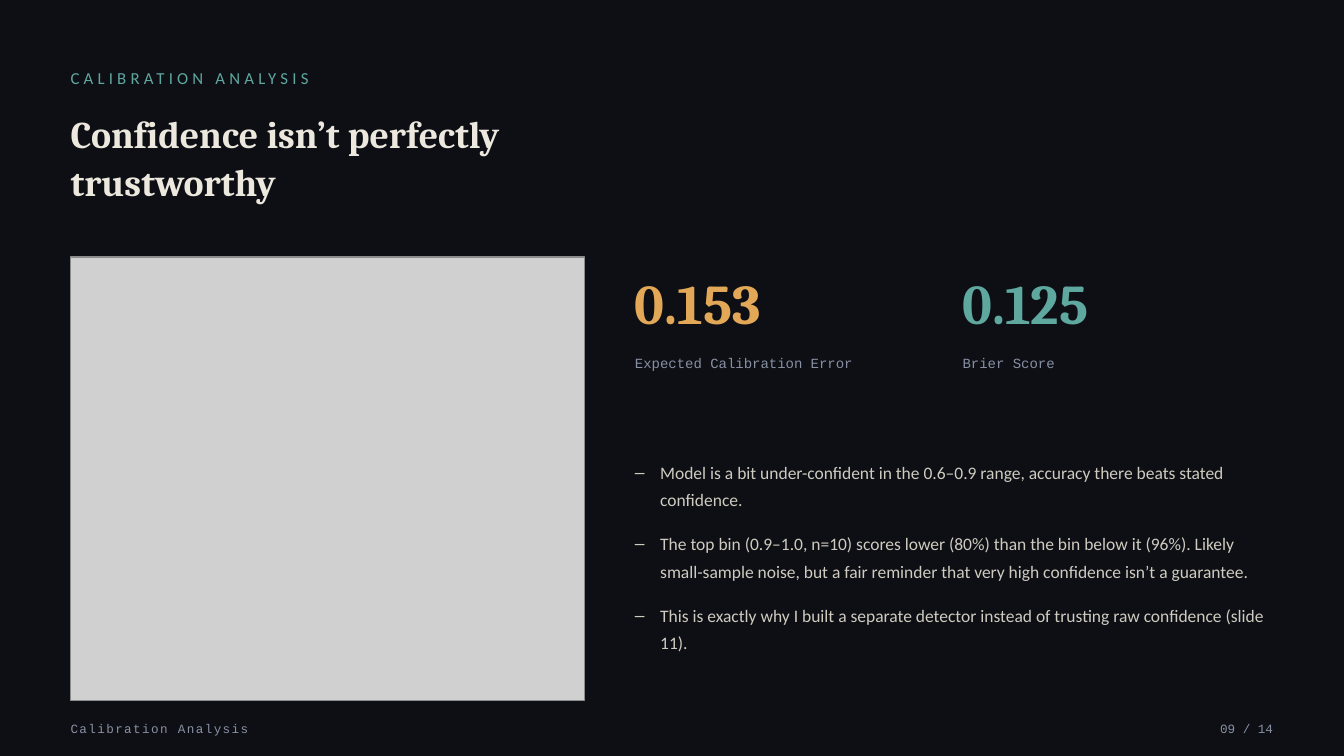
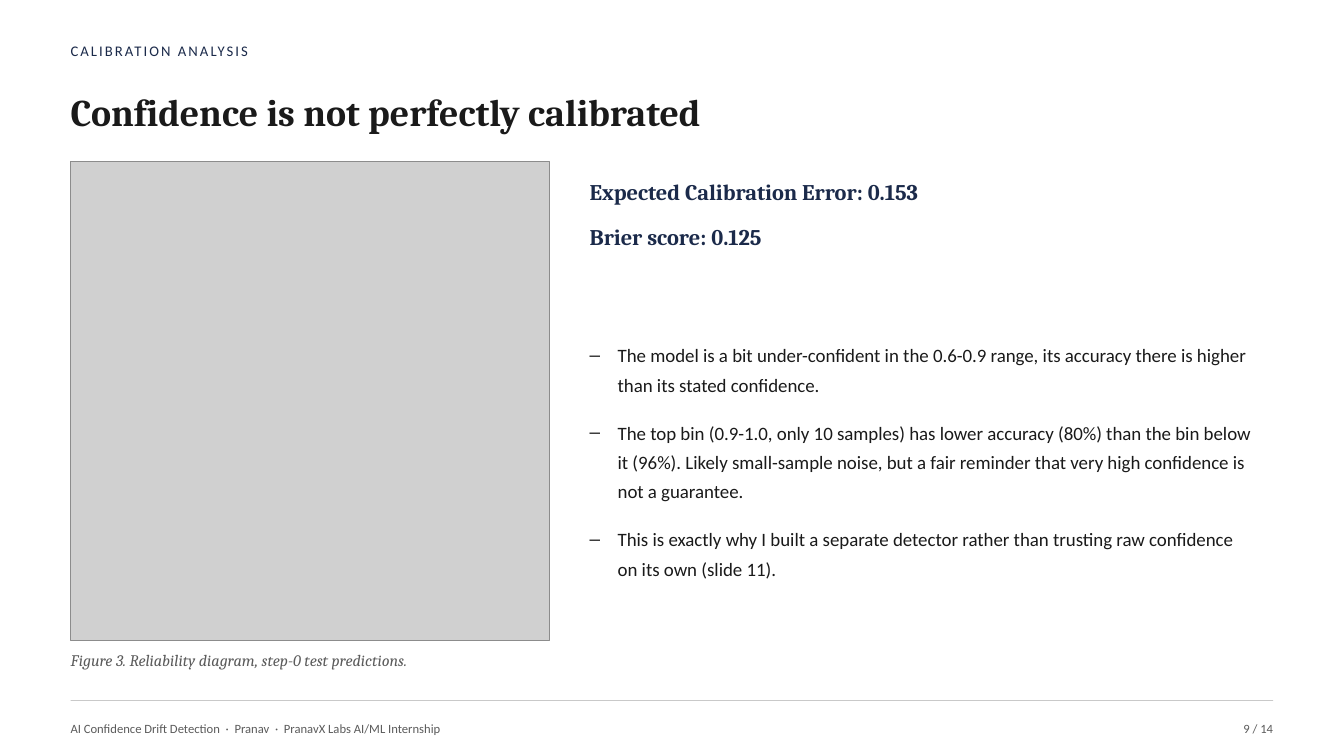
Before and after one commit to ahansardar/ai-confidence-drift, a slide deck: slide 9 of reports/presentation/AI_Confidence_Drift_Presentation.pptx. Drawn at 1344x756 pixels with LibreOffice and Linux fonts; fonts in the diff are those of the drawing; grey boxes stand for pictures. Boxes give left, top, right and bottom in pixels: in the first picture for what was removed or moved away, otherwise in the second. Text is boxed around its words. In the diff, an @@ line names an element or a change of style, - is before the commit and + after.

Commit message:
Rebuild presentation in a plain academic style
Replaced the dark tech theme with a paper-white, Century Schoolbook /
Calibri layout resembling a real university defense deck: proper
figure and table captions, a classic footline (author, title, page
number), and results shown as data tables rather than styled cards.

```diff
--- a/reports/presentation/AI_Confidence_Drift_Presentation.pptx
+++ b/reports/presentation/AI_Confidence_Drift_Presentation.pptx
@@ background #0D0F14 to #FFFFFF @@
@@ text "CALIBRATION ANALYSIS": place and size @@
-text "CALIBRATION ANALYSIS" at [71,60,877,96]
+text "CALIBRATION ANALYSIS" at [685,184,797,201]
@@ text "CALIBRATION ANALYSIS" at [685,184,797,201]: size 12 to 10.5 pt, text colour #5FA8A0 to #1B2A4A, letter spacing 3 to 1.5 pt @@
@@ text at [71,99,700,135]: text changed; text colour #ECE8DE to #1A1A1A @@
-Confidence isn’t perfectly
-trustworthy
+Confidence is not perfectly calibrated
@@ picture: place and size @@
-picture at [71,257,585,701]
+picture at [71,161,549,640]
@@ text at [590,184,918,205]: text changed; size 10 to 16 pt; font Courier New to Cambria; text colour #8890A4 to #1B2A4A; bold on @@
-Expected Calibration Error
+Expected Calibration Error: 0.153
@@ text at [590,229,761,245]: text changed; size 40 to 16 pt; text colour #5FA8A0 to #1B2A4A @@
-0.125
+Brier score: 0.125
@@ text at [618,349,1251,579]: text changed; size 12.5 to 13.5 pt; text colour #CFCBC0 to #1A1A1A @@
-– Model is a bit under-confident in the 0.6–0.9 range, accuracy there beats stated confidence.
-– The top bin (0.9–1.0, n=10) scores lower (80%) than the bin below it (96%). Likely small-sample noise, but a fair reminder that very high confidence isn’t a guarantee.
-– This is exactly why I built a separate detector instead of trusting raw confidence (slide 11).
+– The model is a bit under-confident in the 0.6-0.9 range, its accuracy there is higher than its stated confidence.
+– The top bin (0.9-1.0, only 10 samples) has lower accuracy (80%) than the bin below it (96%). Likely small-sample noise, but a fair reminder that very high confidence is not a guarantee.
+– This is exactly why I built a separate detector rather than trusting raw confidence on its own (slide 11).
@@ text removed at [963,358,1055,368] @@
-Brier Score
@@ text at [71,655,407,670]: text changed; size 40 to 11.5 pt; text colour #E3A857 to #5B5B5B; bold off; italic on @@
-0.153
+Figure 3. Reliability diagram, step-0 test predictions.
@@ line added from (71, 701) to (1273, 701), #C9C9C9 0.5 pt @@
@@ text at [71,724,440,735]: text changed; font Courier New to Calibri; text colour #8890A4 to #5B5B5B @@
-Calibration Analysis
+AI Confidence Drift Detection · Pranav · PranavX Labs AI/ML Internship
@@ text at [1243,725,1273,733]: text changed; font Courier New to Calibri; text colour #8890A4 to #5B5B5B @@
-09 / 14
+9 / 14
```
Also in this commit, not shown: 13 other slides changed.
